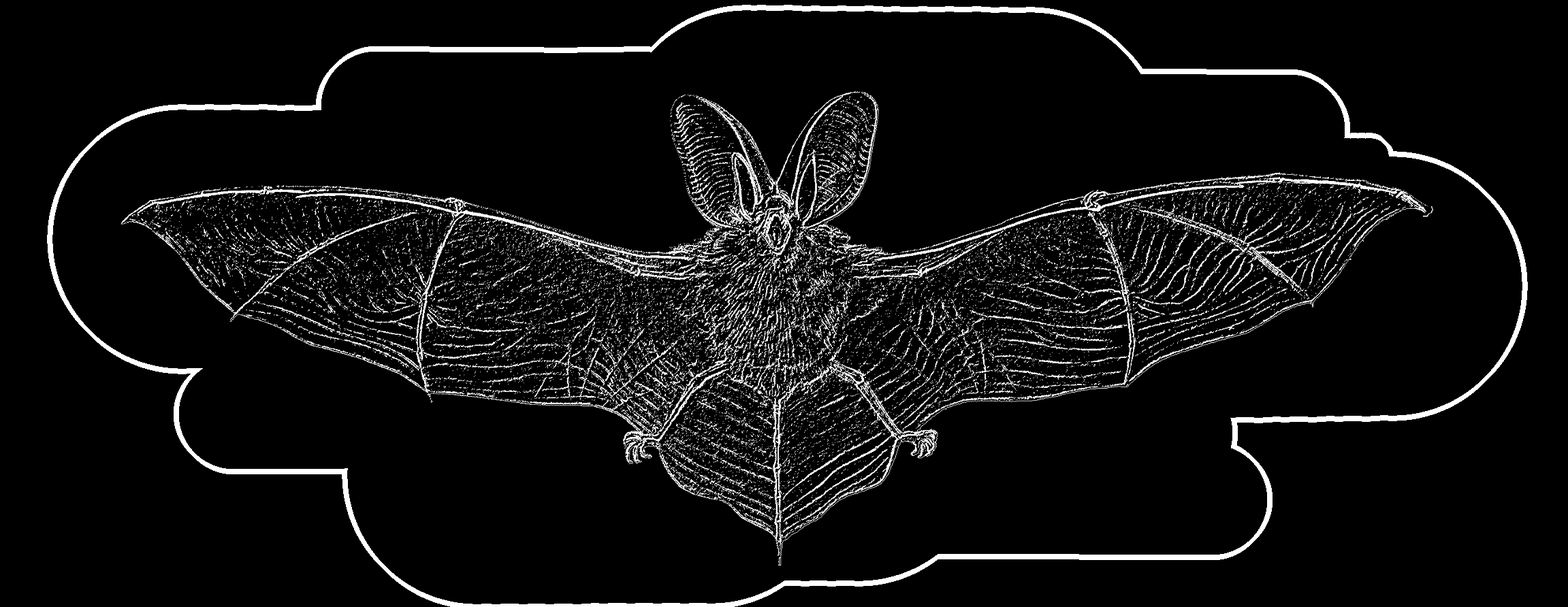
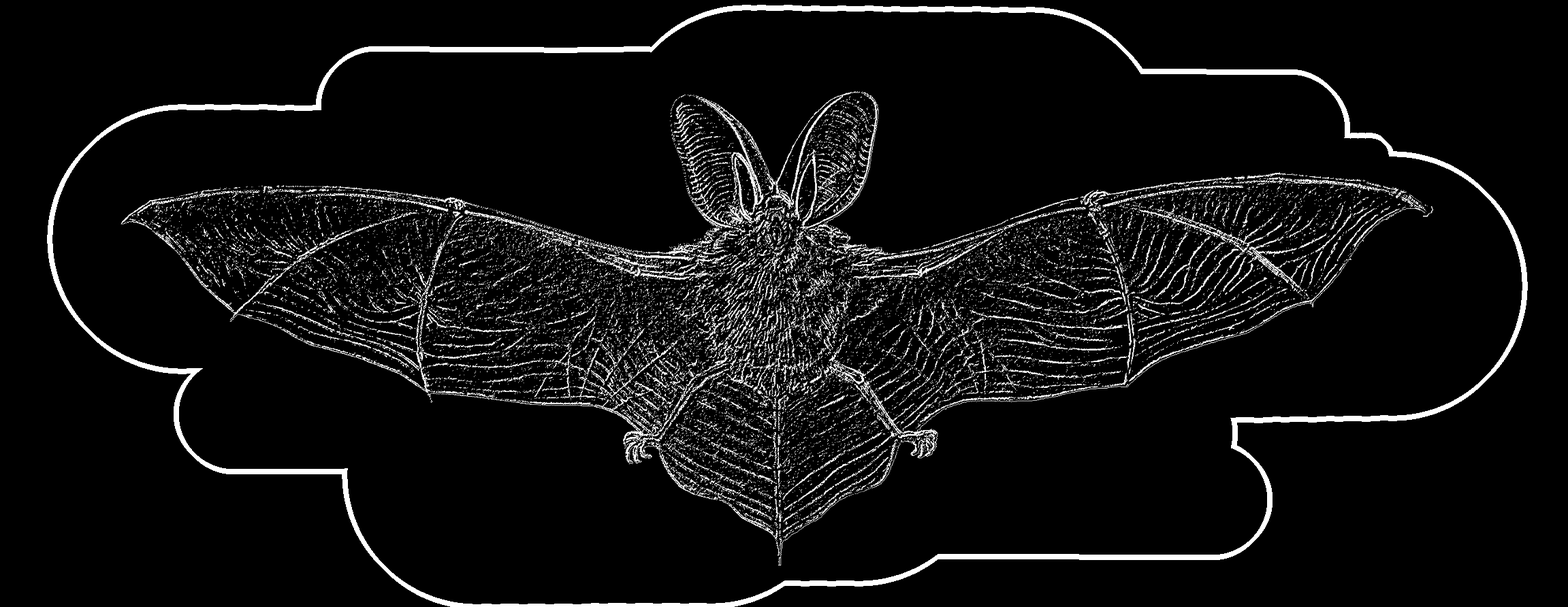
Layered file, before and after one edit (1568 x 607). Changes by layer:
painted on "Layer" over [147, 176, 1427, 547]
